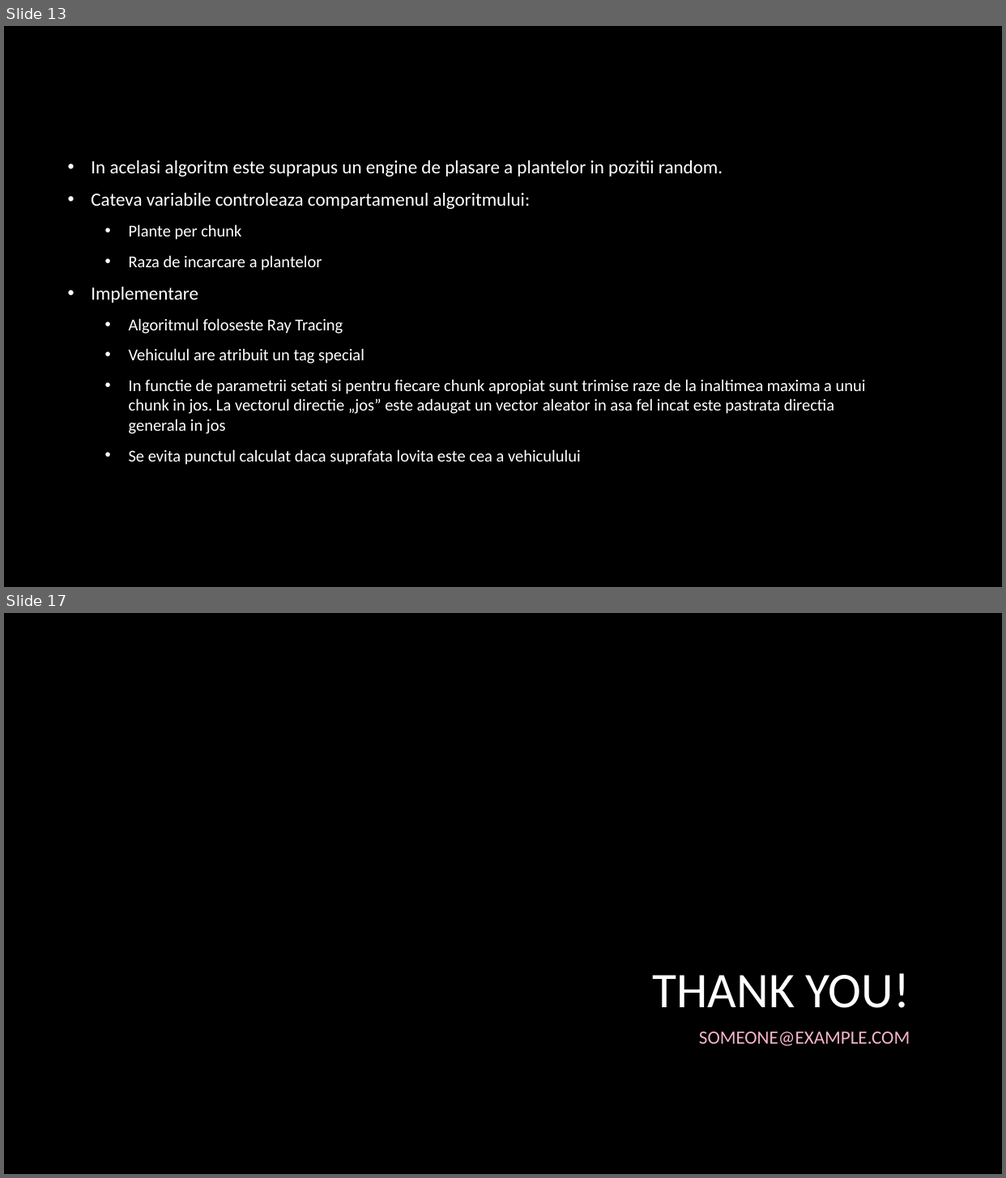
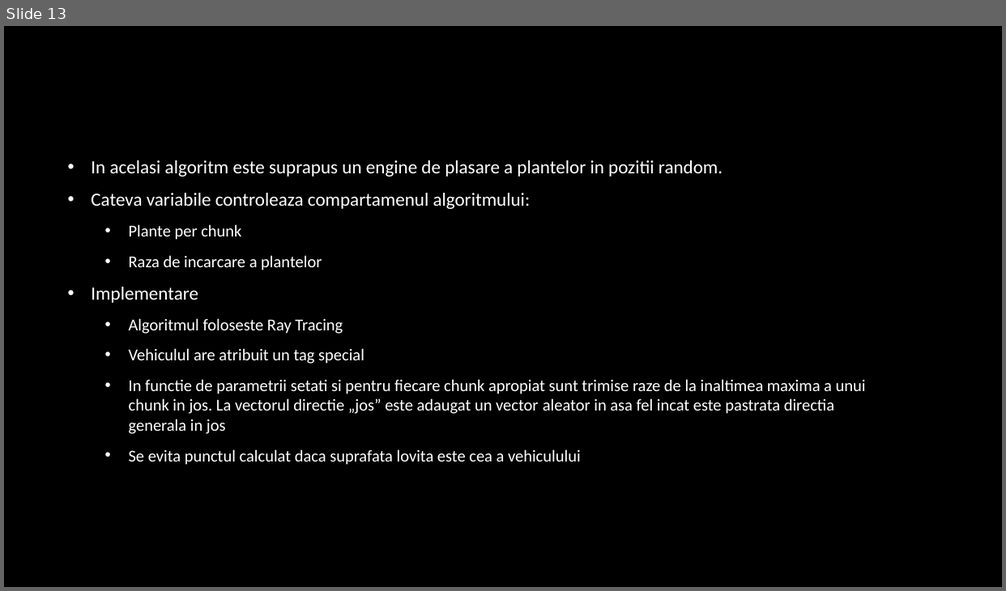
Before and after one commit to AntonVonDelta/ProiectPAS, a slide deck: Prezentare/OceanExploration.pptx. Shown one above the other, each under a label of ours: slides 13 and 17 before the commit, slide 13 after it; the slides between them are not shown. The pictures are 1006x1178 and 1006x591 pixels, drawn with LibreOffice and Linux fonts; fonts in the diff are those of the drawing; background and template pictures are left out. Boxes give left, top, right and bottom in pixels: in the first picture for what was removed or moved away, otherwise in the second. Text is boxed around its words. In the diff, an @@ line names an element or a change of style, - is before the commit and + after.

```diff
--- a/Prezentare/OceanExploration.pptx
+++ b/Prezentare/OceanExploration.pptx
@@ slide 17 removed at [4,613,1002,1174], background picture (left out) @@
@@ title removed at [652,973,910,1008] @@
-THANK YOU!
@@ subtitle removed at [699,1032,910,1046] @@
-SOMEONE@EXAMPLE.COM
```
Also in this commit, not shown: 2 slides changed, 2 other slides removed.
